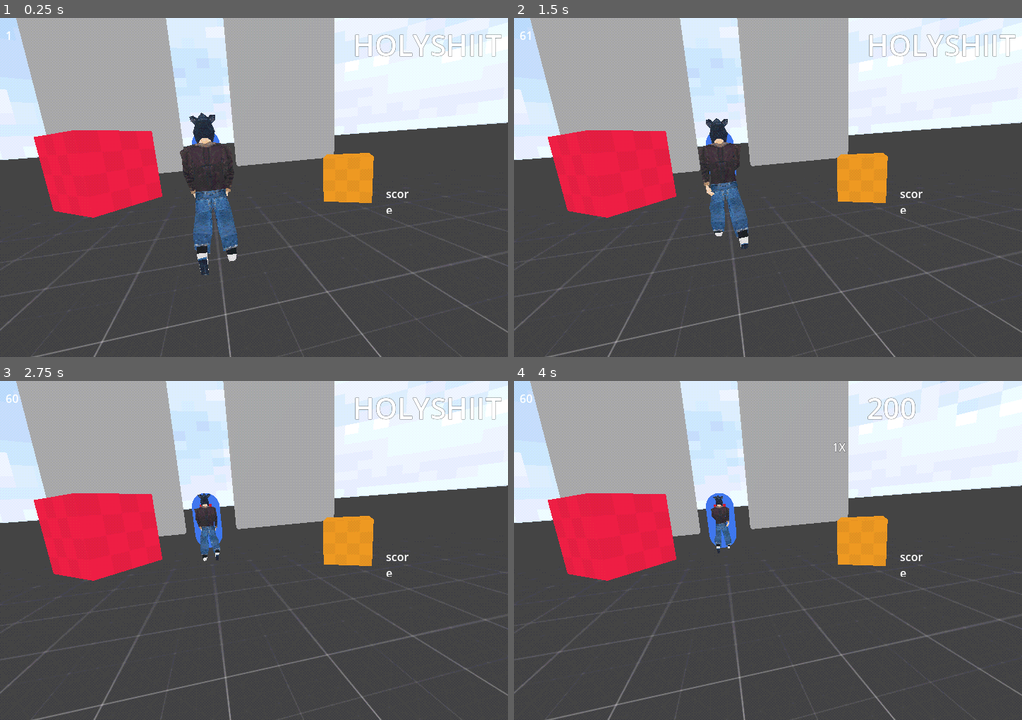
Above: before the commit, frames 1-4 (two rows, left to right).
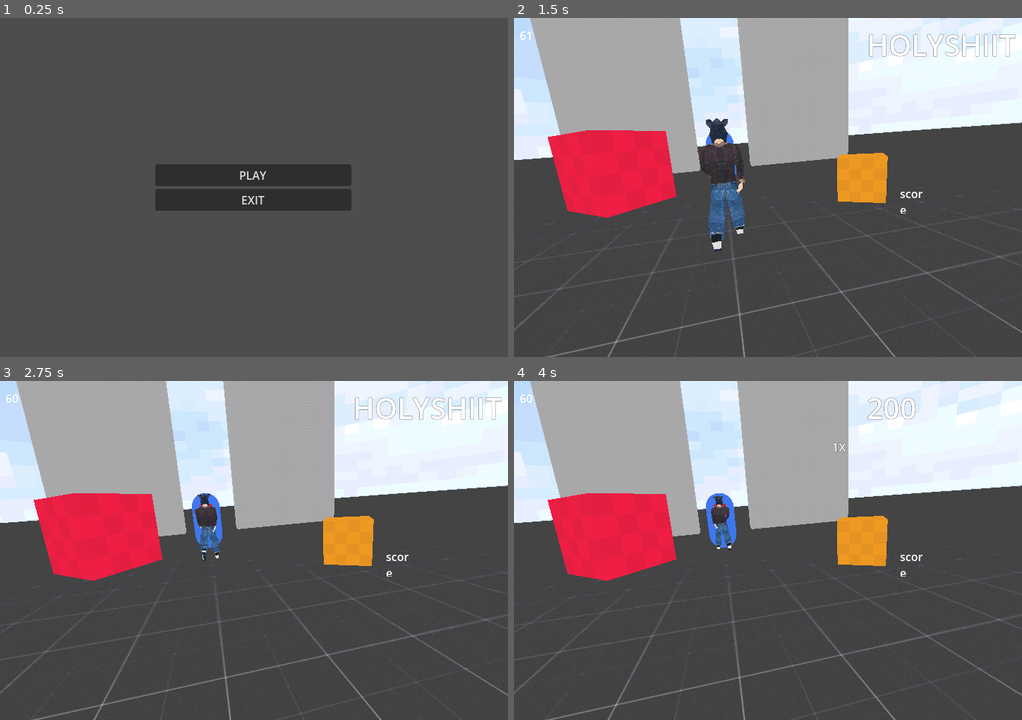
Above: after the commit, the same moments.

Repository: bluebanana21/boar-man
Game: Godot game, scene res://scenes/World_scenes/main_menu.tscn
Two runs of this game, one before a commit and one after it. Both use one fixed random seed, a clock stepped at 60 frames per second and the inputs below. Before the commit the project starts from res://scenes/World_scenes/world.tscn.
Inputs (mouse positions are in pixels of both pictures, inside the frame that each line leads up to):
- Up to frame 1 (0.25 s): no input
- Up to frame 2 (1.5 s): click (768, 173) at 0.5 s, where only the run after the commit has a clickable "PLAY"; move the mouse to (798, 187) at 1.27 s; press the mouse at (798, 187) at 1.28 s; hold W (forward) from 1.28 s (still down)
- Up to frame 3 (2.75 s): keep holding W (forward); move the mouse to (228, 550) at 2.02 s; release the mouse at (228, 550) at 2.03 s; click (228, 550) at 2.1 s
- Up to frame 4 (4 s): keep holding W (forward); move the mouse to (778, 543) at 2.77 s; press the mouse at (778, 543) at 2.78 s; move the mouse to (762, 557) at 3.52 s; release the mouse at (762, 557) at 3.53 s; click (762, 557) at 3.6 s

The runs differ from the first frame. In frame 1, 49% of the frame differs, in the area x 0-100%, y 0-100%; in frame 2, 0.7%; in frame 3, 0.1%; in frame 4, 0.1%.

Commit message:
main-menu

Diff:
--- a/project.godot
+++ b/project.godot
@@ -11,7 +11,7 @@
 [application]
 
 config/name="Boar_man"
-run/main_scene="res://scenes/World_scenes/world.tscn"
+run/main_scene="res://scenes/World_scenes/main_menu.tscn"
 config/features=PackedStringArray("4.3", "Mobile")
 config/icon="res://icon.svg"
 
--- /dev/null
+++ b/scenes/World_scenes/main_menu.tscn
@@ -0,0 +1,41 @@
+[gd_scene load_steps=2 format=3 uid="uid://lpduih2ful1h"]
+
+[ext_resource type="Script" path="res://scripts/World_scripts/main_menu.gd" id="1_73rge"]
+
+[node name="MainMenu" type="Control"]
+layout_mode = 3
+anchors_preset = 15
+anchor_right = 1.0
+anchor_bottom = 1.0
+grow_horizontal = 2
+grow_vertical = 2
+script = ExtResource("1_73rge")
+
+[node name="MarginContainer" type="MarginContainer" parent="."]
+texture_filter = 1
+layout_mode = 1
+anchors_preset = -1
+anchor_left = 0.5
+anchor_top = 0.5
+anchor_right = 0.5
+anchor_bottom = 0.5
+offset_left = -140.0
+offset_top = -33.0
+offset_right = 138.0
+offset_bottom = 33.0
+grow_horizontal = 2
+grow_vertical = 2
+
+[node name="VBoxContainer" type="VBoxContainer" parent="MarginContainer"]
+layout_mode = 2
+
+[node name="Play" type="Button" parent="MarginContainer/VBoxContainer"]
+layout_mode = 2
+text = "PLAY"
+
+[node name="Exit" type="Button" parent="MarginContainer/VBoxContainer"]
+layout_mode = 2
+text = "EXIT"
+
+[connection signal="pressed" from="MarginContainer/VBoxContainer/Play" to="." method="_on_play_pressed"]
+[connection signal="pressed" from="MarginContainer/VBoxContainer/Exit" to="." method="_on_exit_pressed"]
--- /dev/null
+++ b/scripts/World_scripts/main_menu.gd
@@ -0,0 +1,9 @@
+extends Control
+
+
+func _on_play_pressed() -> void:
+	get_tree().change_scene_to_file("res://scenes/World_scenes/world.tscn")
+
+
+func _on_exit_pressed() -> void:
+	get_tree().quit()
